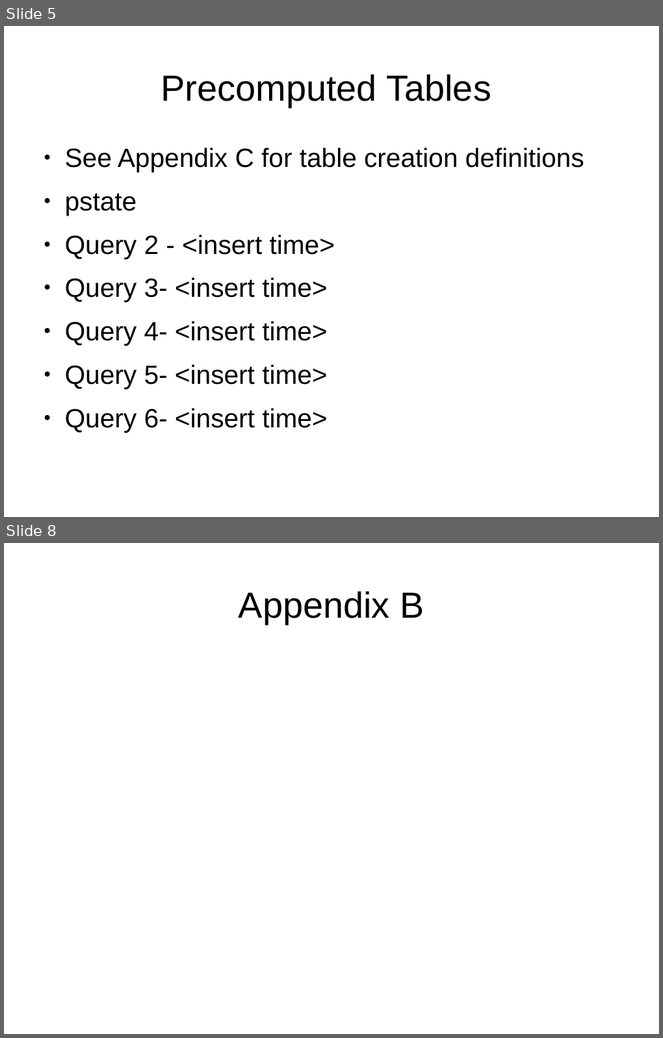
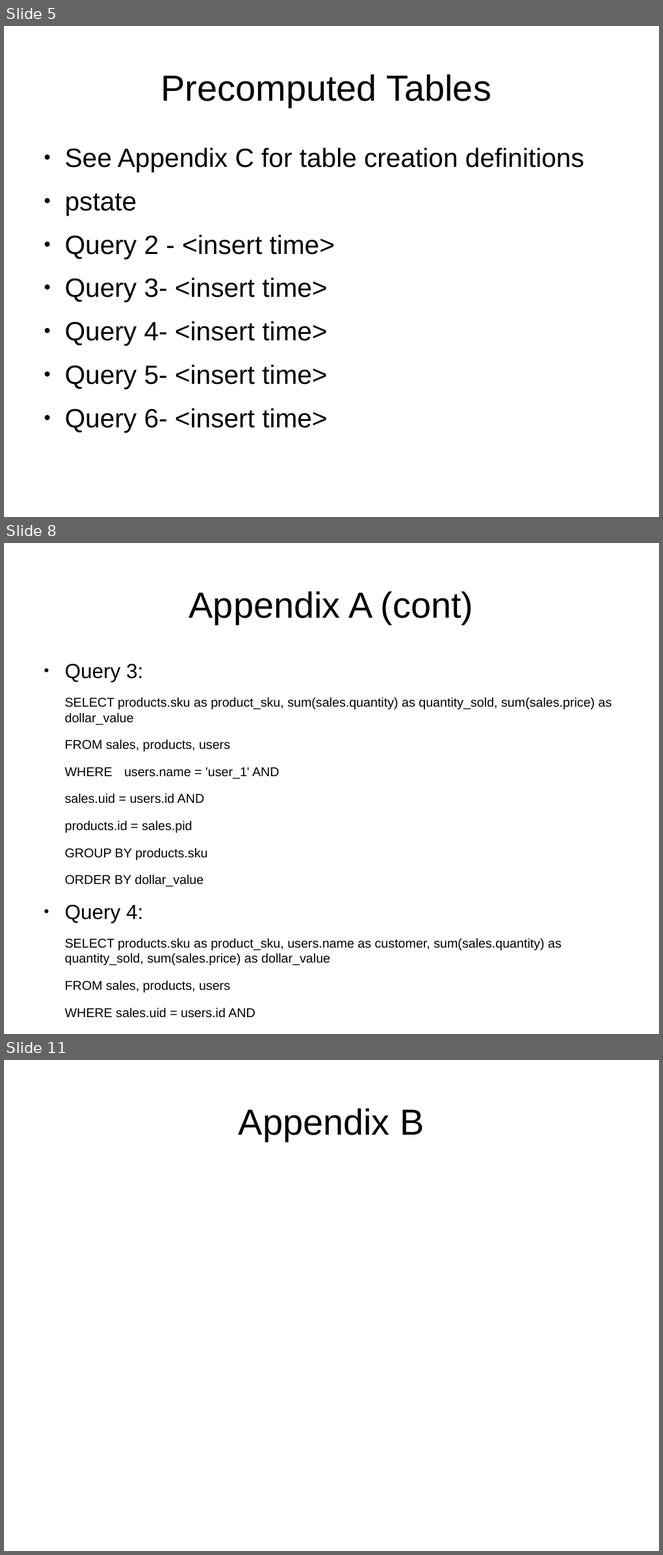
Before and after one commit to afcarl/dse201_final, a slide deck: dse201_final_report.odp. Shown one above the other, each under a label of ours: slides 5 and 8 before the commit, slides 5, 8 and 11 after it; the slides between them are not shown. The pictures are 663x1038 and 663x1555 pixels, drawn with LibreOffice and Linux fonts; fonts in the diff are those of the drawing. Boxes give left, top, right and bottom in pixels: in the first picture for what was removed or moved away, otherwise in the second. Text is boxed around its words. In the diff, an @@ line names an element or a change of style, - is before the commit and + after.

```diff
--- a/dse201_final_report.odp
+++ b/dse201_final_report.odp
@@ slide 8 added at [4,543,659,1034], background #FFFFFF @@
@@ title added at [189,591,474,624], 44 pt, text #000000 @@
+Appendix A (cont)
@@ text added at [65,664,612,1018], 15.5 pt, text #000000 @@
+● Query 3:
+SELECT products.sku as product_sku, sum(sales.quantity) as quantity_sold, sum(sales.price) as dollar_value
+FROM sales, products, users
+WHERE users.name = 'user_1' AND
+sales.uid = users.id AND
+products.id = sales.pid
+GROUP BY products.sku
+ORDER BY dollar_value
+● Query 4:
+SELECT products.sku as product_sku, users.name as customer, sum(sales.quantity) as quantity_sold, sum(sales.price) as dollar_value
+FROM sales, products, users
+WHERE sales.uid = users.id AND
+products.id = sales.pid
+GROUP BY products.sku, users.name
+ORDER BY dollar_value
@@ what was slide 8 is now slide 11 @@
```
Also in this commit, not shown: 2 slides changed, 6 other slides added, 3 slides removed, 2 other files.
